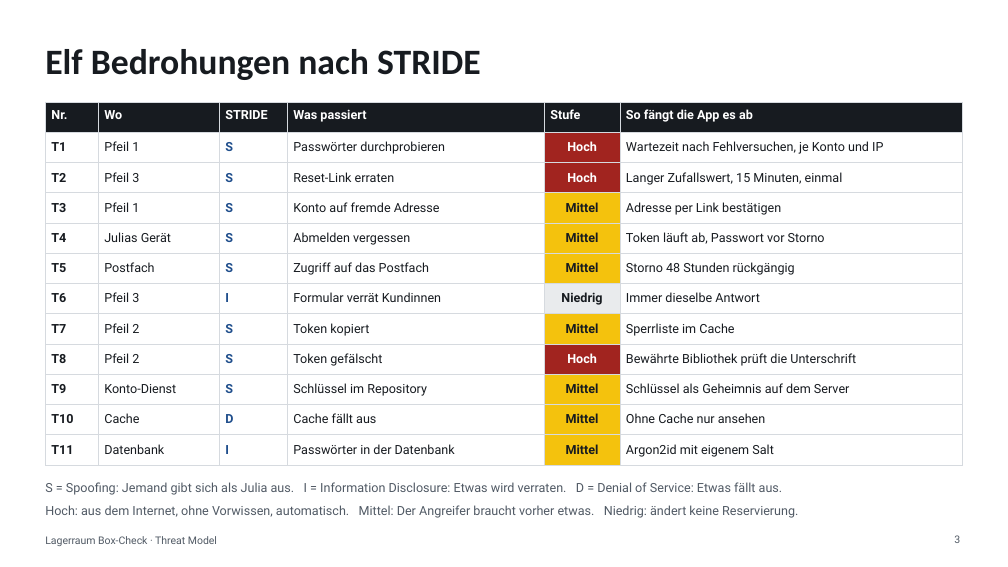
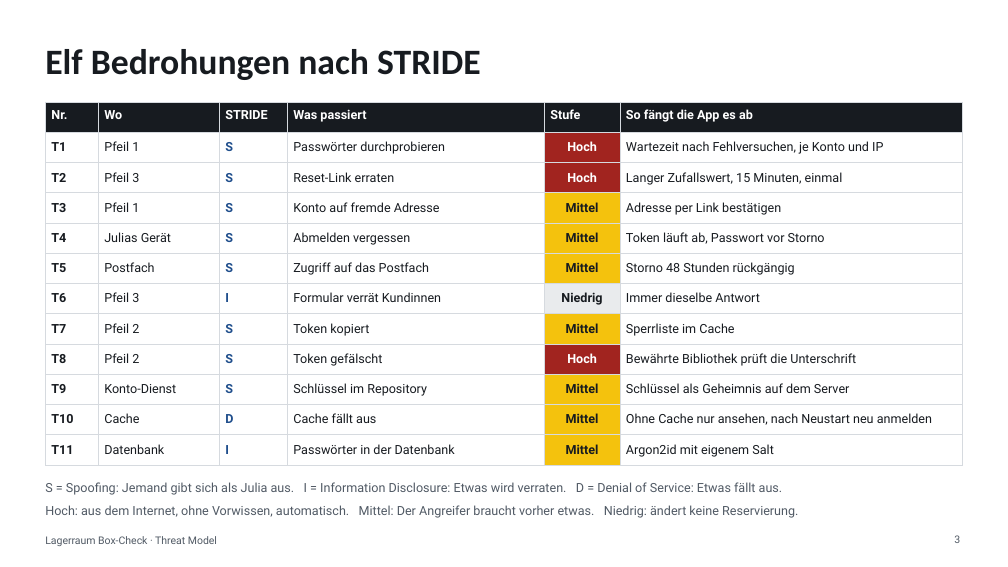
Before and after one commit to akoSiThaesler/SoftwareEngineering, a slide deck: slide 3 of docs/threat-model/Threat-Model-Lagerraum.pptx. Drawn at 1008x567 pixels with LibreOffice and Linux fonts; fonts in the diff are those of the drawing. Boxes give left, top, right and bottom in pixels: in the first picture for what was removed or moved away, otherwise in the second. Text is boxed around its words. In the diff, an @@ line names an element or a change of style, - is before the commit and + after.

Commit message:
Threat model: reject older tokens after a cache restart (T10)

```diff
--- a/docs/threat-model/Threat-Model-Lagerraum.pptx
+++ b/docs/threat-model/Threat-Model-Lagerraum.pptx
@@ table at bbox=[45, 102, 963, 461] @@
-row 11, column 6: Ohne Cache nur ansehen
+row 11, column 6: Ohne Cache nur ansehen, nach Neustart neu anmelden
```
Also in this commit, not shown: 1 other slide changed, 1 other file.
